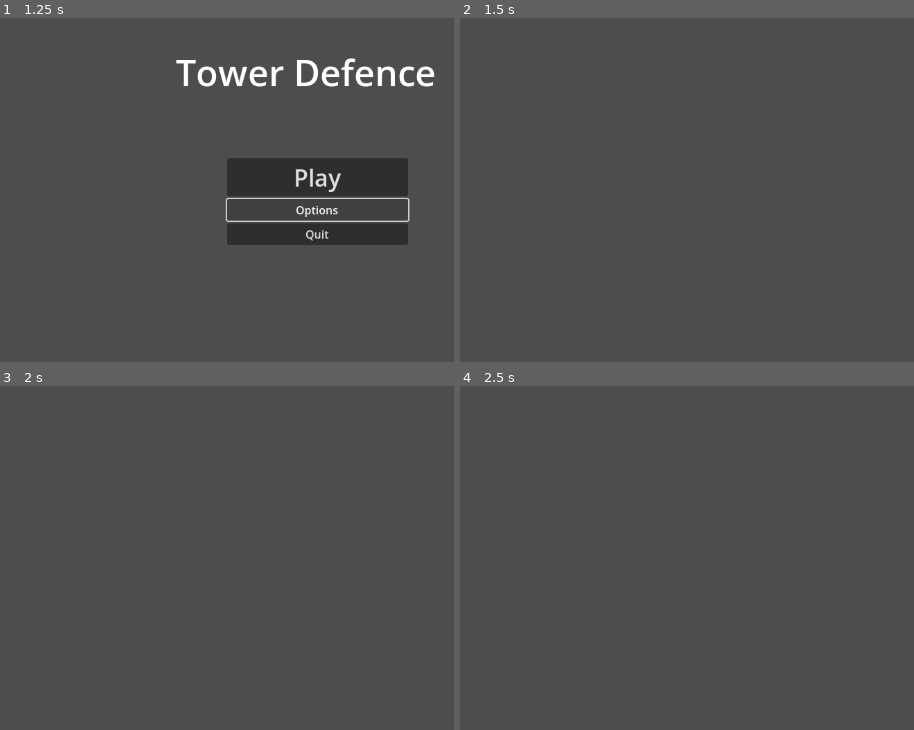
Above: before the commit, frames 1-4 (two rows, left to right).
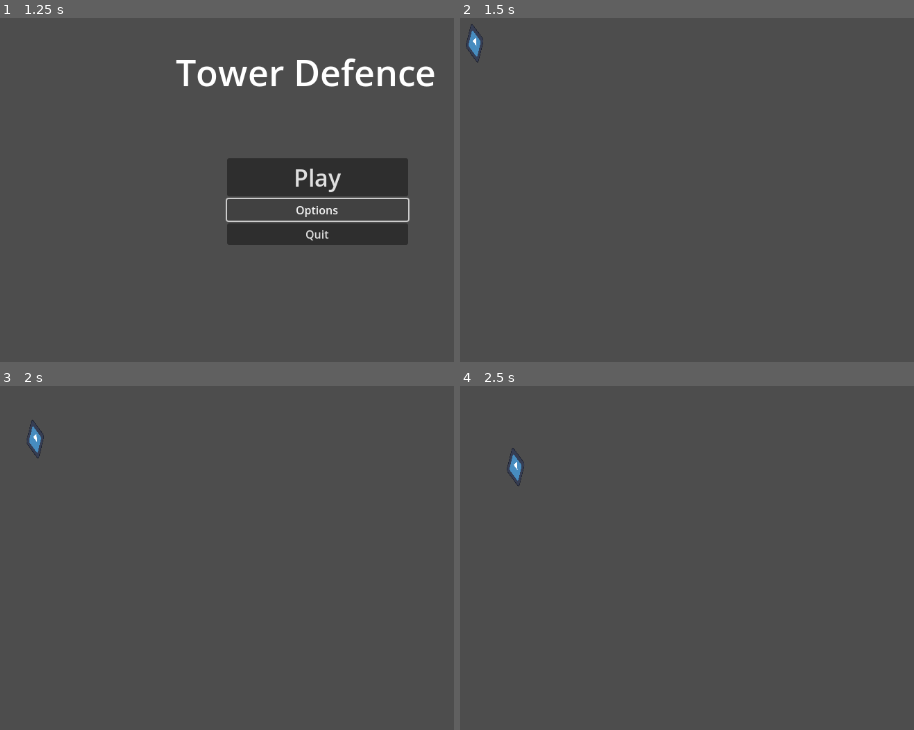
Above: after the commit, the same moments.

Repository: parazit1k/TowerDefence
Game: Godot game, scene res://screens/start_screen.tscn
Two runs of this game, one before a commit and one after it. Both use one fixed random seed, a clock stepped at 60 frames per second and the inputs below. Before the commit the project starts from res://start_screen.tscn. The engine's default icon, where the game draws it, is replaced by a stand-in: a white triangle on a blue panel in a dark square.
Inputs:
- Up to frame 1 (1.25 s): click "Options" at 0.5 s
- Up to frame 2 (1.5 s): click "Play" at 1.25 s
- Up to frame 3 (2 s): no input
- Up to frame 4 (2.5 s): no input

Frame 1 is identical in both runs. In frame 2, 0.2% of the frame differs, in the area x 1-6%, y 1-14%; in frame 3, 0.2%; in frame 4, 0.2%.

Commit message:
refactor

Diff:
--- a/enemy.gd
+++ /dev/null
@@ -1,12 +0,0 @@
-extends Node2D
-
-@export var speed = 1
-
-# Called when the node enters the scene tree for the first time.
-func _ready():
-	pass # Replace with function body.
-
-
-# Called every frame. 'delta' is the elapsed time since the previous frame.
-func _process(delta):
-	get_parent().set_progress(get_parent().get_progress() + speed * delta)
--- a/project.godot
+++ b/project.godot
@@ -11,7 +11,7 @@
 [application]
 
 config/name="TowerDefence"
-run/main_scene="res://start_screen.tscn"
+run/main_scene="res://screens/start_screen.tscn"
 config/features=PackedStringArray("4.1", "Forward Plus")
 config/icon="res://icon.svg"
 
--- a/enemy.tscn
+++ b/screens/enemy.tscn
@@ -1,6 +1,6 @@
 [gd_scene load_steps=4 format=3 uid="uid://d0xcsj7q00bvc"]
 
-[ext_resource type="Script" path="res://enemy.gd" id="1_qabwc"]
+[ext_resource type="Script" path="res://scripts/enemy.gd" id="1_qabwc"]
 [ext_resource type="Texture2D" uid="uid://bhfyig2dsuf5n" path="res://icon.svg" id="2_t7fsh"]
 
 [sub_resource type="RectangleShape2D" id="RectangleShape2D_wx4qi"]
@@ -10,7 +10,8 @@
 script = ExtResource("1_qabwc")
 
 [node name="Area2D" type="Area2D" parent="."]
-scale = Vector2(10.1505, 8.03034)
+scale = Vector2(0.241035, 0.281731)
+skew = -0.698132
 
 [node name="CollisionShape2D" type="CollisionShape2D" parent="Area2D"]
 shape = SubResource("RectangleShape2D_wx4qi")
--- a/playing_area.tscn
+++ b/screens/playing_area.tscn
@@ -1,21 +1,20 @@
 [gd_scene load_steps=3 format=3 uid="uid://dwxfvhhped86u"]
 
-[ext_resource type="Script" path="res://playing_area.gd" id="1_bh1q8"]
+[ext_resource type="Script" path="res://scripts/playing_area.gd" id="1_bh1q8"]
 
 [sub_resource type="Curve2D" id="Curve2D_rl7p6"]
 _data = {
-"points": PackedVector2Array(0, 0, 0, 0, 79, 67, 0, 0, 0, 0, 0, 0)
+"points": PackedVector2Array(0, 0, 0, 0, 99.9861, 80.948, 0, 0, 0, 0, 442, 548, 0, 0, 0, 0, 856, 172, 0, 0, 0, 0, 0, 0)
 }
-point_count = 2
+point_count = 4
 
 [node name="playingArea" type="Node2D"]
 script = ExtResource("1_bh1q8")
 
 [node name="Path2D" type="Path2D" parent="."]
-scale = Vector2(11.5316, 8.02985)
 curve = SubResource("Curve2D_rl7p6")
 
 [node name="PathFollow2D" type="PathFollow2D" parent="Path2D"]
-position = Vector2(51.9707, 44.0764)
-rotation = -2.4382
+position = Vector2(120.926, 109.543)
+rotation = 0.938731
 progress = 35.457
--- a/start_screen.tscn
+++ b/screens/start_screen.tscn
@@ -1,6 +1,6 @@
 [gd_scene load_steps=2 format=3 uid="uid://byt7uglr3vwas"]
 
-[ext_resource type="Script" path="res://start_screen.gd" id="1_t43kd"]
+[ext_resource type="Script" path="res://scripts/start_screen.gd" id="1_31xuk"]
 
 [node name="start_screen" type="Control"]
 layout_mode = 3
@@ -9,7 +9,7 @@
 anchor_bottom = 1.0
 grow_horizontal = 2
 grow_vertical = 2
-script = ExtResource("1_t43kd")
+script = ExtResource("1_31xuk")
 
 [node name="game_title" type="Label" parent="."]
 layout_mode = 0
@@ -48,14 +48,16 @@
 theme_override_font_sizes/font_size = 34
 text = "Play"
 
-[node name="Button2" type="Button" parent="VBoxContainer"]
+[node name="options" type="Button" parent="VBoxContainer"]
 layout_mode = 2
 text = "Options"
 
-[node name="Button3" type="Button" parent="VBoxContainer"]
+[node name="quit" type="Button" parent="VBoxContainer"]
 layout_mode = 2
 text = "Quit
 "
 
 [connection signal="pressed" from="game_title/title_button" to="." method="_on_title_button_pressed"]
-[connection signal="pressed" from="VBoxContainer/start" to="." method="_on_button_pressed"]
+[connection signal="pressed" from="VBoxContainer/start" to="." method="_on_start_pressed"]
+[connection signal="pressed" from="VBoxContainer/options" to="." method="_on_options_pressed"]
+[connection signal="pressed" from="VBoxContainer/quit" to="." method="_on_quit_pressed"]
--- a/playing_area.gd
+++ b/scripts/enemy.gd
@@ -1,9 +1,6 @@
 extends Node2D
 
-@export var onScreen = false
-@export var enemy = preload("res://enemy.gd")
-
-@onready var spawner = $Path2D/PathFollow2D
+@export var speed = 100
 
 # Called when the node enters the scene tree for the first time.
 func _ready():
@@ -12,7 +9,4 @@
 
 # Called every frame. 'delta' is the elapsed time since the previous frame.
 func _process(delta):
-	if not onScreen:
-		print("spawned")
-		spawner.add_child(enemy.new())
-		onScreen = true
+	get_parent().set_progress(get_parent().get_progress() + speed * delta)
--- /dev/null
+++ b/scripts/playing_area.gd
@@ -0,0 +1,10 @@
+extends Node2D
+
+@export var onScreen = false
+@export var enemy = preload("res://screens/enemy.tscn")
+
+@onready var spawner = $Path2D/PathFollow2D
+
+# Called when the node enters the scene tree for the first time.
+func _ready():
+	spawner.add_child(enemy.instantiate())
--- a/start_screen.gd
+++ b/scripts/start_screen.gd
@@ -54,5 +54,13 @@
 	do_line = true
 
 
-func _on_button_pressed():
-	get_tree().change_scene_to_file("res://playing_area.tscn")
+func _on_quit_pressed():
+	get_tree().quit(0)
+
+
+func _on_options_pressed():
+	pass # Replace with function body.
+
+
+func _on_start_pressed():
+	get_tree().change_scene_to_file("res://screens/playing_area.tscn")
